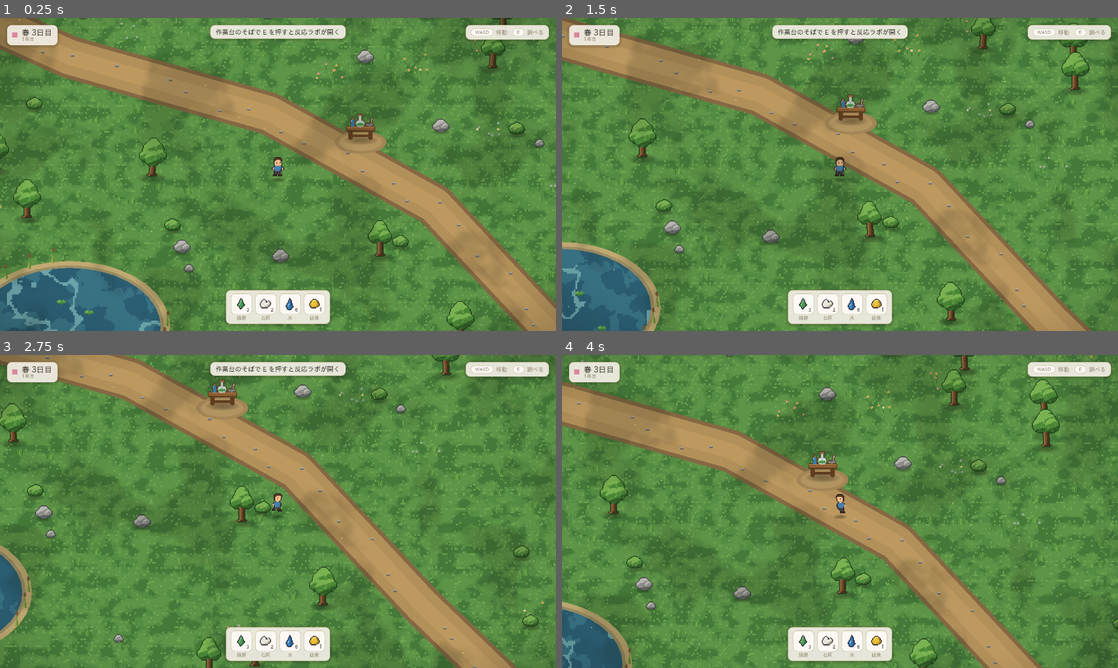
Above: before the commit, frames 1-4 (two rows, left to right).
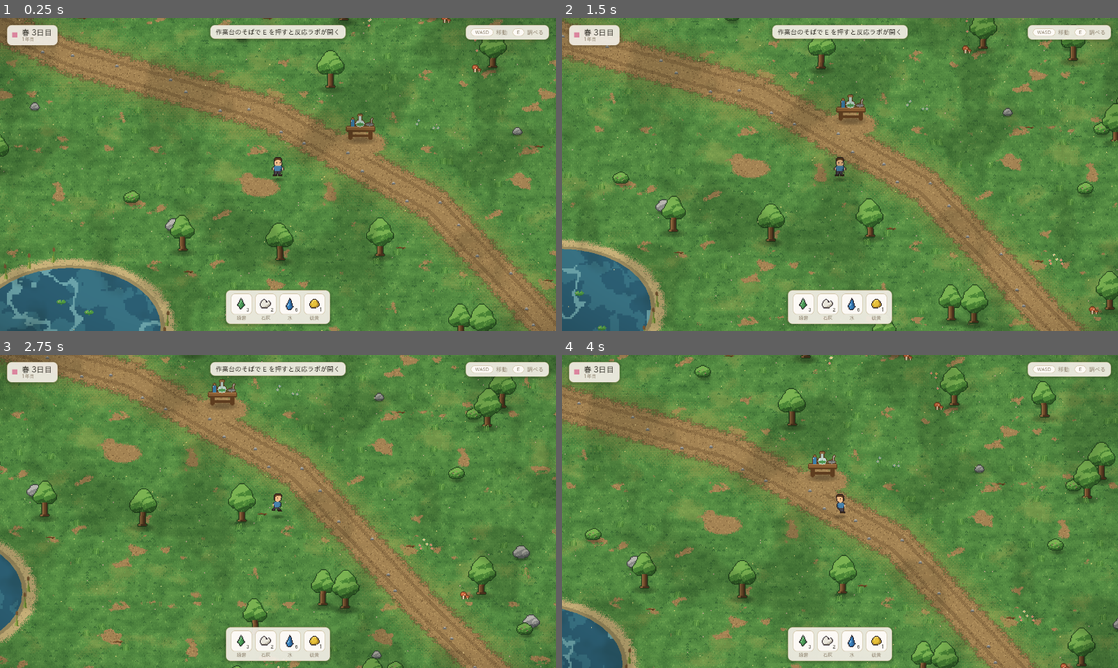
Above: after the commit, the same moments.

Repository: k-ken-ponko2/Field-And-Flask
Game: Godot game, scene res://presentation/field/field.tscn
Two runs of this game, one before a commit and one after it. Both use one fixed random seed, a clock stepped at 60 frames per second and the inputs below.
Inputs:
- Up to frame 1 (0.25 s): no input
- Up to frame 2 (1.5 s): tap Enter at 0.5 s; hold D (move_right) 0.53-1.28 s; hold E (interact) 0.53-1.28 s; hold S (move_down) from 1.28 s (still down); tap 1 at 1.35 s
- Up to frame 3 (2.75 s): release S (move_down) at 2.03 s; hold D (move_right) from 2.03 s (still down); tap 2 at 2.1 s
- Up to frame 4 (4 s): release D (move_right) at 2.78 s; hold W (move_up) 2.78-3.53 s; tap 3 at 2.85 s; hold A (move_left) from 3.53 s (still down); tap 4 at 3.6 s

The runs differ from the first frame. In frame 1, 25% of the frame differs, in the area x 0-100%, y 0-100%; in frame 2, 26%; in frame 3, 27%; in frame 4, 27%.

Commit message:
Enrich the ground with a dithered pixel-art terrain shader
地面を 1 ドット（2px）単位で「組版」するシェーダに置き換え、情報量を上げる。

- presentation/field/field.gd (GROUND_SHADER):
  - 草: 4 トーンをベイヤー法のディザで切り替え、乾いた場所は黄みに寄せる。
    葉の縦筋・クローバー・小さな野花をセルのハッシュで散らす
  - 土のパッチ: 低周波ノイズのしきい値をディザで縁取り、小石模様を乗せる
  - 小道: 線分までの距離で描く（ディザの縁・轍・縁の陰・踏み固められた帯）。
    Line2D の小道は廃止し、小石デカールだけ残す
  - 砂の岸: 池の楕円距離で描き、水際は湿って暗い。砂のポリゴンは廃止
  - 裸地: bare_spots uniform で作業台の足元と開始地点付近に描く。ポリゴンは廃止
  - 色は固定パレット（中間色を作らない）でスプライトと粒感・色調を揃える
- tools/gen_sprites.py: キノコと小枝のスプライトを追加。木陰にキノコ、草地に小枝を配置
- docs/prototypes, README: スクリーンショットと地面の説明を更新

Co-Authored-By: Claude Fable 5.1 <noreply@anthropic.com>
Claude-Session: https://claude.ai/code/session_0156AyjmEWLzDazpLkJRx78j

Diff:
--- a/presentation/field/field.gd
+++ b/presentation/field/field.gd
@@ -30,25 +30,151 @@
 ## 仮の所持素材（採取が実装されるまでの表示用）。
 const INVENTORY := {&"vitriol": 3, &"lime": 2, &"water": 6, &"sulfur": 1}
 
-## 草地。4px のセルに量子化した 2 層ノイズで、落ち着いたまだら＋細かい草目を出す。
+## 地面。1 ドット（2px）単位で「組版」するピクセルアート風シェーダ。
+##   - 草: 4 トーンをベイヤー法のディザで切り替え、乾いた場所は黄みに寄せる。
+##         葉の縦筋・クローバー・小さな野花をセルのハッシュで散らす
+##   - 土のパッチ: ノイズのしきい値をディザで縁取り、小石模様を乗せる
+##   - 小道: 線分までの距離で描く。ディザの縁、轍、縁の陰、踏み固められて乾いた帯
+##   - 砂の岸: 池の楕円距離で描く。水際は湿って暗い
+##   - 裸地: 作業台の足元など、uniform で渡した楕円
+## 色はすべて固定パレット（中間色を作らない）なので、スプライトと粒感・色調が揃う。
 const GROUND_SHADER := """
 shader_type canvas_item;
-uniform sampler2D noise : repeat_enable, filter_nearest;
+uniform sampler2D noise : repeat_enable, filter_linear;
 uniform vec2 world_size = vec2(2000.0, 1400.0);
-uniform float cell = 4.0;
-uniform vec3 c_dark : source_color = vec3(0.27, 0.49, 0.25);
-uniform vec3 c_mid : source_color = vec3(0.33, 0.56, 0.29);
-uniform vec3 c_mid2 : source_color = vec3(0.37, 0.60, 0.31);
-uniform vec3 c_light : source_color = vec3(0.46, 0.68, 0.36);
+uniform float cell = 2.0;
+uniform vec3 grass0 : source_color = vec3(0.24, 0.45, 0.23);
+uniform vec3 grass1 : source_color = vec3(0.30, 0.53, 0.27);
+uniform vec3 grass2 : source_color = vec3(0.36, 0.60, 0.31);
+uniform vec3 grass3 : source_color = vec3(0.47, 0.69, 0.37);
+uniform vec3 dry : source_color = vec3(0.58, 0.63, 0.34);
+uniform vec3 dirt0 : source_color = vec3(0.48, 0.38, 0.25);
+uniform vec3 dirt1 : source_color = vec3(0.64, 0.53, 0.36);
+uniform vec3 dirt2 : source_color = vec3(0.73, 0.62, 0.43);
+uniform vec3 sand0 : source_color = vec3(0.62, 0.57, 0.42);
+uniform vec3 sand1 : source_color = vec3(0.79, 0.72, 0.53);
+uniform vec3 clover : source_color = vec3(0.20, 0.40, 0.22);
+uniform vec3 flower_a : source_color = vec3(0.96, 0.91, 0.58);
+uniform vec3 flower_b : source_color = vec3(0.93, 0.70, 0.78);
+uniform vec2 path_points[6];
+uniform float path_width = 80.0;
+uniform vec2 pond_center = vec2(520.0, 1050.0);
+uniform vec2 pond_radius = vec2(210.0, 135.0);
+uniform vec3 bare_spots[4];
+
+float hash21(vec2 p) {
+	vec3 p3 = fract(vec3(p.xyx) * 0.1031);
+	p3 += dot(p3, p3.yzx + 33.33);
+	return fract((p3.x + p3.y) * p3.z);
+}
+
+float bayer4(vec2 c) {
+	int x = int(mod(c.x, 4.0));
+	int y = int(mod(c.y, 4.0));
+	int m[16] = {0, 8, 2, 10, 12, 4, 14, 6, 3, 11, 1, 9, 15, 7, 13, 5};
+	return (float(m[y * 4 + x]) + 0.5) / 16.0;
+}
+
+float seg_dist(vec2 p, vec2 a, vec2 b) {
+	vec2 ab = b - a;
+	float t = clamp(dot(p - a, ab) / dot(ab, ab), 0.0, 1.0);
+	return length(p - (a + ab * t));
+}
+
+vec3 grass_tone(float idx) {
+	if (idx < 0.5) { return grass0; }
+	if (idx < 1.5) { return grass1; }
+	if (idx < 2.5) { return grass2; }
+	return grass3;
+}
+
+vec3 dirt_tex(vec2 c) {
+	float h = hash21(c + 5.0);
+	vec3 d = dirt1;
+	if (h < 0.10) { d = dirt2; }
+	else if (h > 0.96) { d = dirt0; }
+	vec2 sc = floor(c / vec2(5.0, 4.0));
+	vec2 si = c - sc * vec2(5.0, 4.0);
+	if (hash21(sc + 9.0) < 0.06 && si.y == 1.0 && si.x >= 1.0 && si.x <= 2.0) {
+		d = (si.x == 1.0) ? dirt2 : dirt0;
+	}
+	return d;
+}
+
 void fragment() {
-	vec2 p = floor(UV * world_size / cell) * cell / world_size;
-	float n = texture(noise, p * 6.0).r;
-	float n2 = texture(noise, p * 31.0 + vec2(0.37, 0.11)).r;
-	vec3 col = c_mid;
-	col = mix(col, c_mid2, step(n, 0.44));
-	col = mix(col, c_dark, step(0.60, n));
-	col = mix(col, c_light, step(0.74, n2) * 0.8);
-	col = mix(col, c_dark, step(0.90, n2) * 0.6);
+	vec2 wp = UV * world_size;
+	vec2 c = floor(wp / cell);
+	vec2 p = (c + 0.5) * cell;
+	vec2 uvn = p / world_size;
+	float dith = bayer4(c);
+
+	// --- 草地 ---------------------------------------------------------
+	float macro = texture(noise, uvn * 2.5).r;
+	float mid = texture(noise, uvn * 9.0 + 0.3).r;
+	float tone_f = clamp(mid * 0.7 + macro * 0.3, 0.0, 0.999) * 3.0;
+	float lo = floor(tone_f);
+	float idx = lo + step(dith, tone_f - lo);
+	vec3 col = grass_tone(idx);
+	float dryness = smoothstep(0.62, 0.88, macro);
+	col = mix(col, dry, step(dith, dryness) * 0.4);
+
+	// 葉の縦筋（3 行ごとのグループに 2 ドットの線）。
+	float rg = floor(c.y / 3.0);
+	vec2 bk = vec2(c.x, rg);
+	if (hash21(bk + 7.0) < mix(0.07, 0.03, dryness)) {
+		float start = floor(hash21(bk + 3.0) * 2.0);
+		float r = c.y - rg * 3.0;
+		if (r >= start && r <= start + 1.0) {
+			float dir = (hash21(bk + 11.0) < 0.5) ? 1.0 : -1.0;
+			col = grass_tone(clamp(idx + dir, 0.0, 3.0));
+		}
+	}
+	// クローバー（3 点）と小さな野花（1 点）。
+	vec2 cc = floor(c / 3.0);
+	vec2 inner = c - cc * 3.0;
+	float ch = hash21(cc + 19.0);
+	if (ch < 0.04 * (1.0 - dryness)) {
+		if ((inner.y == 1.0 && inner.x != 1.0) || (inner.x == 1.0 && inner.y == 0.0)) { col = clover; }
+	} else if (ch > 0.994 && inner.x == 1.0 && inner.y == 1.0) {
+		col = (hash21(cc + 23.0) < 0.5) ? flower_a : flower_b;
+	}
+
+	// --- 土のパッチ ----------------------------------------------------
+	float dn = texture(noise, uvn * 3.2 + 0.61).r;
+	float dirt_f = smoothstep(0.77, 0.83, dn);
+	col = mix(col, dirt_tex(c), step(dith, dirt_f));
+
+	// --- 小道 ---------------------------------------------------------
+	float d = 1e9;
+	for (int i = 0; i < 5; i++) {
+		d = min(d, seg_dist(p, path_points[i], path_points[i + 1]));
+	}
+	float half_w = path_width * 0.5;
+	float dj = d + (texture(noise, uvn * 18.0 + 0.2).r - 0.5) * 18.0;
+	float worn = 1.0 - smoothstep(half_w, half_w + 52.0, dj);
+	col = mix(col, dry, step(dith, worn * 0.75) * 0.6);
+	vec3 pcol = dirt_tex(c);
+	float rut = 1.0 - smoothstep(2.0, 6.0, abs(d - half_w * 0.45));
+	pcol = mix(pcol, dirt0, step(dith, rut * 0.5));
+	float rim = smoothstep(half_w - 16.0, half_w - 2.0, dj);
+	pcol = mix(pcol, dirt0, step(dith, rim * 0.45));
+	float path_f = 1.0 - smoothstep(half_w - 8.0, half_w + 6.0, dj);
+	col = mix(col, pcol, step(dith, path_f));
+
+	// --- 砂の岸 --------------------------------------------------------
+	float pd = length((p - pond_center) / pond_radius);
+	float sand_f = 1.0 - smoothstep(1.11, 1.19, pd + (texture(noise, uvn * 14.0).r - 0.5) * 0.05);
+	vec3 sand = (pd < 1.045) ? sand0 : ((hash21(c + 31.0) < 0.07) ? sand0 : sand1);
+	col = mix(col, sand, step(dith, sand_f));
+
+	// --- 裸地（作業台の足元など） --------------------------------------
+	for (int i = 0; i < 4; i++) {
+		vec3 s = bare_spots[i];
+		if (s.z <= 0.0) { continue; }
+		float bd = length((p - s.xy) / vec2(s.z, s.z * 0.5));
+		float bf = 1.0 - smoothstep(0.82, 1.06, bd + (hash21(c + 41.0) - 0.5) * 0.1);
+		col = mix(col, dirt_tex(c), step(dith, bf));
+	}
 	COLOR = vec4(col, 1.0);
 }
 """
@@ -240,15 +366,24 @@
 	var mat := _make_material(GROUND_SHADER)
 	mat.set_shader_parameter("noise", _make_noise(0.02, 1))
 	mat.set_shader_parameter("world_size", WORLD_SIZE)
+	mat.set_shader_parameter("path_points", PackedVector2Array(PATH_POINTS))
+	mat.set_shader_parameter("path_width", PATH_WIDTH)
+	mat.set_shader_parameter("pond_center", POND_CENTER)
+	mat.set_shader_parameter("pond_radius", POND_RADIUS)
+	# 裸地: (x, y, 横半径)。z が 0 の要素は使われない。
+	mat.set_shader_parameter("bare_spots", PackedVector3Array([
+		Vector3(STATION_POS.x, STATION_POS.y + 8.0, 62.0),
+		Vector3(PLAYER_START.x - 40.0, PLAYER_START.y + 30.0, 46.0),
+		Vector3.ZERO,
+		Vector3.ZERO,
+	]))
 	rect.material = mat
 	add_child(rect)
 
 # --- 池 ---------------------------------------------------------------------
 
 func _build_pond() -> void:
-	# 砂の岸 → 湿った砂 → 水面。
-	_add_poly(_ellipse_points(POND_CENTER, POND_RADIUS + Vector2(22, 16), 36), Color(0.76, 0.69, 0.50), -12)
-	_add_poly(_ellipse_points(POND_CENTER, POND_RADIUS + Vector2(8, 6), 36), Color(0.62, 0.58, 0.44), -12)
+	# 砂の岸は地面シェーダが描く。ここは水面から。
 	var water := Polygon2D.new()
 	water.polygon = _ellipse_points(POND_CENTER, POND_RADIUS, 36)
 	water.z_index = -11
@@ -282,13 +417,8 @@
 
 # --- 小道 -------------------------------------------------------------------
 
+## 小道そのものは地面シェーダが描く。ここでは小石だけ道なりに散らす。
 func _build_path() -> void:
-	var pts := PackedVector2Array(PATH_POINTS)
-	_add_line(pts, PATH_WIDTH + 18.0, Color(0.52, 0.42, 0.29), -14)
-	_add_line(pts, PATH_WIDTH, Color(0.70, 0.58, 0.39), -13)
-	_add_line(pts, PATH_WIDTH * 0.45, Color(0.74, 0.62, 0.42), -13)
-
-	# 小石を道なりに散らす。
 	var pebble := FieldArt.prop("pebble")
 	for i in PATH_POINTS.size() - 1:
 		var a: Vector2 = PATH_POINTS[i]
@@ -303,18 +433,26 @@
 
 # --- 作業台 -----------------------------------------------------------------
 
+## 足元の裸地は地面シェーダ（bare_spots）が描く。
 func _build_station() -> void:
-	# 足元に土の円を敷いて「置き場所」を示す。
-	_add_poly(_ellipse_points(STATION_POS + Vector2(0, 6), Vector2(60, 26), 24), Color(0.64, 0.54, 0.38), -12)
-	_add_poly(_ellipse_points(STATION_POS + Vector2(0, 6), Vector2(50, 20), 24), Color(0.70, 0.60, 0.42), -12)
 	_add_prop(FieldArt.prop("station"), STATION_POS, 30.0, Vector2(1.5, 1.1), false)
 
 # --- 装飾物（木・岩・茂み・草・花） -----------------------------------------
 
 func _scatter_props() -> void:
 	var trees := FieldArt.trees()
+	var mushroom := FieldArt.prop("mushroom")
 	for i in 20:
-		_place_one(trees[i % trees.size()], 14.0, Vector2(1.25, 1.0), true, 70.0)
+		var at := _place_one(trees[i % trees.size()], 14.0, Vector2(1.25, 1.0), true, 70.0)
+		# 木陰にときどきキノコ。
+		if at != Vector2.INF and _rng.randf() < 0.4:
+			var side := -1.0 if _rng.randf() < 0.5 else 1.0
+			_add_prop(mushroom, at + Vector2(side * _rng.randf_range(26.0, 40.0), _rng.randf_range(4.0, 14.0)), 0.0, Vector2.ZERO, false)
+	var twig := FieldArt.prop("twig")
+	for i in 14:
+		var at := _find_free(30.0)
+		if at != Vector2.INF:
+			_add_decal(twig, at, -10)
 	for i in 8:
 		_place_one(FieldArt.prop("rock_a"), 16.0, Vector2(0.8, 0.6), false, 60.0)
 	for i in 10:
@@ -338,11 +476,12 @@
 			var pos := center + Vector2(_rng.randf_range(-30.0, 30.0), _rng.randf_range(-20.0, 20.0))
 			_add_prop(primary if _rng.randf() < 0.7 else secondary, pos, 0.0, Vector2.ZERO, true)
 
-func _place_one(tex: Texture2D, radius: float, shadow_scale: Vector2, sway: bool, path_margin: float) -> void:
+## 空いている場所に 1 つ置き、置いた位置を返す（置けなければ Vector2.INF）。
+func _place_one(tex: Texture2D, radius: float, shadow_scale: Vector2, sway: bool, path_margin: float) -> Vector2:
 	var p := _find_free(path_margin)
-	if p == Vector2.INF:
-		return
-	_add_prop(tex, p, radius, shadow_scale, sway)
+	if p != Vector2.INF:
+		_add_prop(tex, p, radius, shadow_scale, sway)
+	return p
 
 ## 池・小道・開始地点・作業台を避けたランダムな位置を返す（見つからなければ Vector2.INF）。
 func _find_free(path_margin: float) -> Vector2:
Binary file added: assets/sprites/prop_mushroom.png
Binary file added: assets/sprites/prop_twig.png
Binary file changed: docs/prototypes/screenshot-field-lab-overlay.png
Binary file changed: docs/prototypes/screenshot-field-pond.png
Binary file changed: docs/prototypes/screenshot-field.png
Binary file changed: docs/prototypes/sprites-preview.png
Not shown, changed: README.md
Not shown, changed: tools/gen_sprites.py
